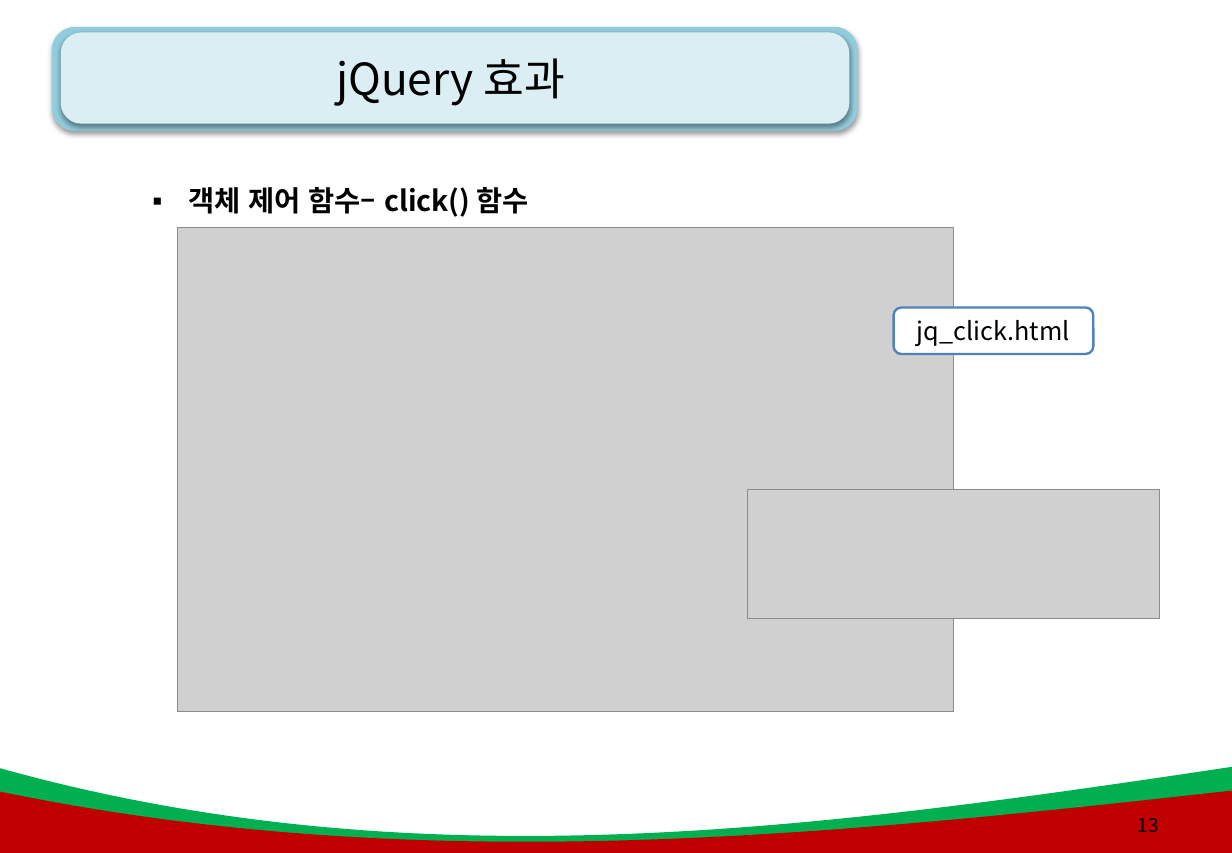
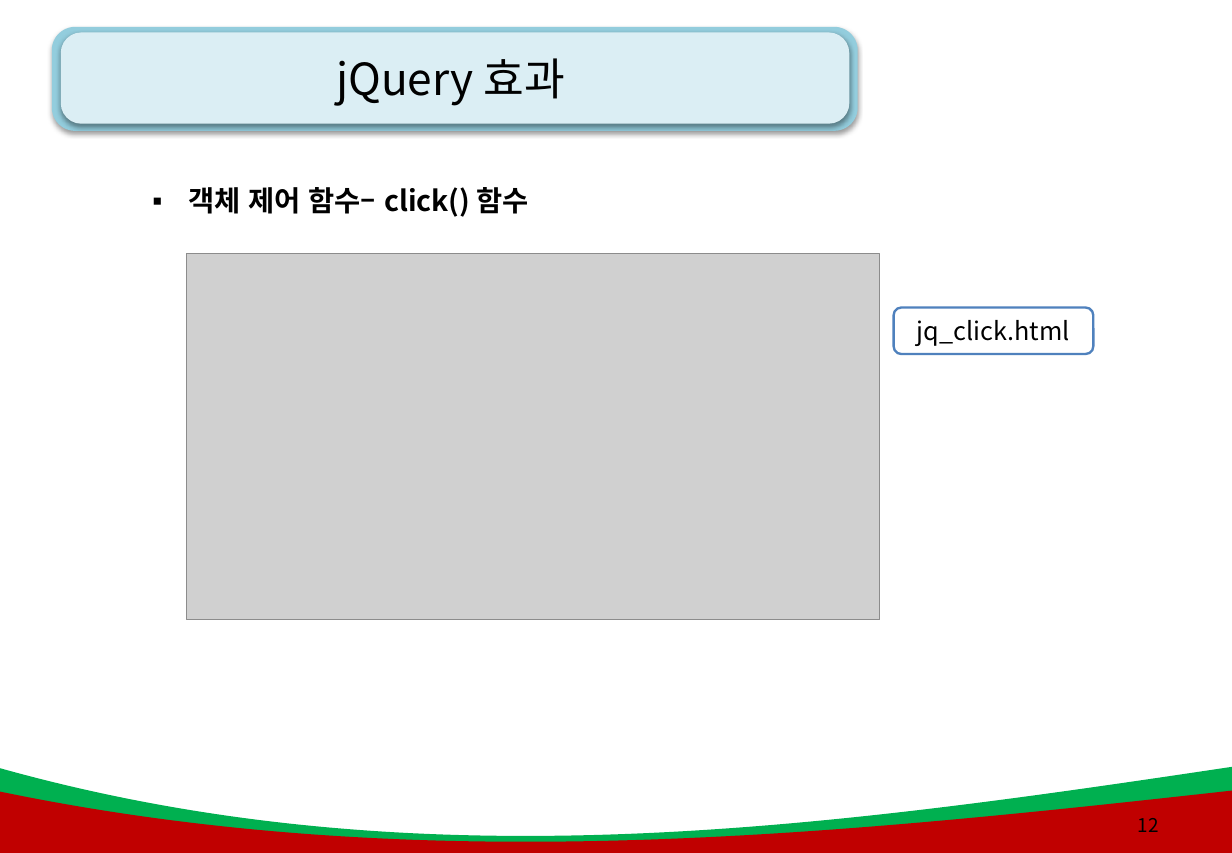
Before and after one commit to kiyongee2/green_project_web, a slide deck: slide 12 of js_ppt/9강. JQuery .pptx (slide 13 before the commit). Drawn at 1232x853 pixels with LibreOffice and Linux fonts; fonts in the diff are those of the drawing; grey boxes stand for pictures; background and template pictures are left out. Boxes give left, top, right and bottom in pixels: in the first picture for what was removed or moved away, otherwise in the second. Text is boxed around its words. In the diff, an @@ line names an element or a change of style, - is before the commit and + after.

```diff
--- a/js_ppt/9강. JQuery .pptx
+++ b/js_ppt/9강. JQuery .pptx
@@ picture: place and size @@
-picture at <box>177,228,954,712</box>
+picture at <box>187,254,880,620</box>
@@ picture removed at <box>747,489,1160,619</box> @@
@@ page number at <box>1138,818,1159,832</box>: text changed @@
-13
+12
```
Also in this commit, not shown: 5 other slides changed, 3 slides added, 3 slides removed, 10 other files.
